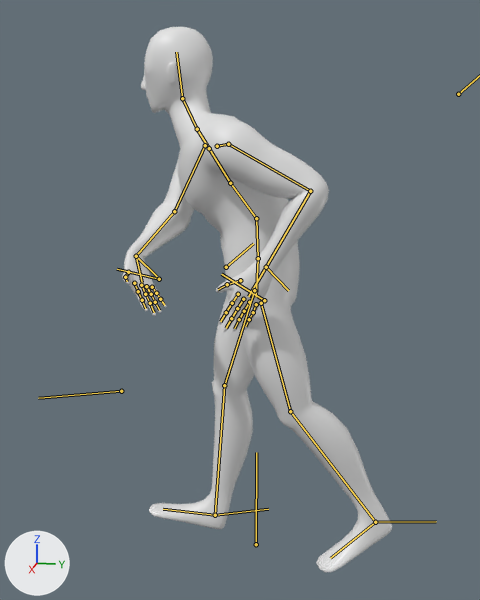
The Blender file Assets/Models/Characters/warrior sword attack 2.blend: old version first, new version second.
Before and after are seen from a camera (50 mm lens) standing at (1.986, 0.34, 1.356) and looking at (0.139, -0.029, 0.894). The lights are fixed; the arrows at lower left show +X, +Y and +Z. Both versions are drawn at frame 0 of the action 'ArmatureAction.001'; the numbers are the values there. The bones that bend it are drawn over the model as lines.
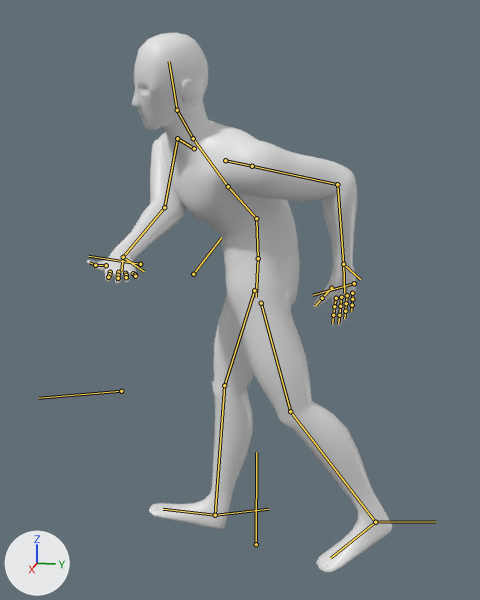
Changed parts and their boxes (x1, y1, x2, y2) in the pictures (480 x 600 px):
'Cube', posed (13% wider): before (122, 27, 392, 573); after (87, 32, 392, 573)
bone 'chest0', root to tip: before (256, 218) to (230, 183); after (256, 218) to (228, 186)
bone 'chest1', root to tip: before (230, 183) to (197, 129); after (228, 186) to (193, 138)
bone 'neck', root to tip: before (197, 129) to (182, 98); after (193, 138) to (177, 110)
bone 'arm.ik.l', root to tip: before (266, 267) to (288, 290); after (343, 264) to (360, 279)
bone 'palm.r', root to tip: before (136, 256) to (142, 282); after (123, 257) to (121, 271)
bone 'arm.ik.r', root to tip: before (136, 256) to (157, 276); after (123, 257) to (144, 271)
bone 'arm.pole.r', root to tip: before (226, 267) to (253, 243); after (193, 274) to (221, 237)

The edits, one by one:
Bone 'chest0' (bone_chest0) turns from (-42, 0, 0) to (-42, 10, 14) degrees about its own x, y and z.
Bone 'chest1' (bone_chest1) turns from (3, 18, 9) to (6, 28, 17) degrees about its own x, y and z.
Bone 'neck' (bone_neck) turns from (36, -14, -15) to (34, -5, 2) degrees about its own x, y and z.
Bone 'arm.ik.l' (bone_arm_ik_l) moves from (-1.043, 0.52, -0.647) to (-1.065, 0.794, -0.316).
Bone 'palm.r' (bone_palm_r) turns from (32, 43, -8) to (14, 38, -20) degrees about its own x, y and z.
Bone 'arm.ik.r' (bone_arm_ik_r) moves from (1.649, -0.26, -1.585) to (1.642, -0.644, -1.561).
Bone 'arm.pole.r' (bone_arm_pole_r) moves from (-0.448, 0.4, -2.073) to (0.16, 0.048, -0.864).
